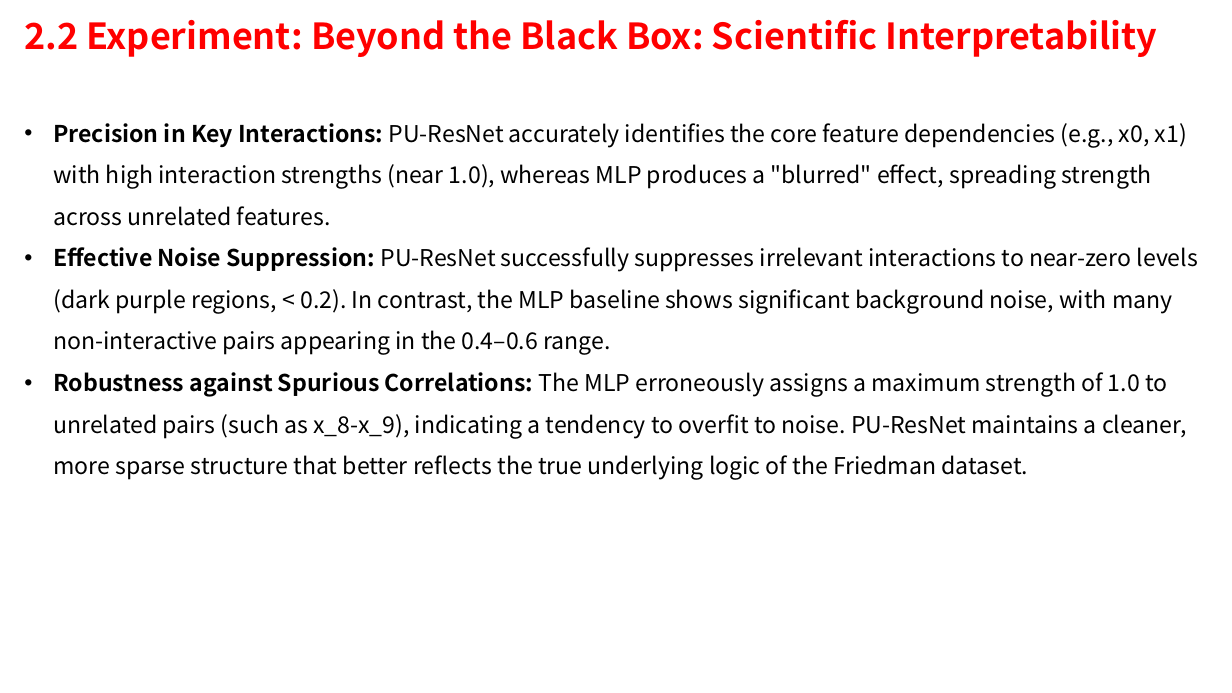
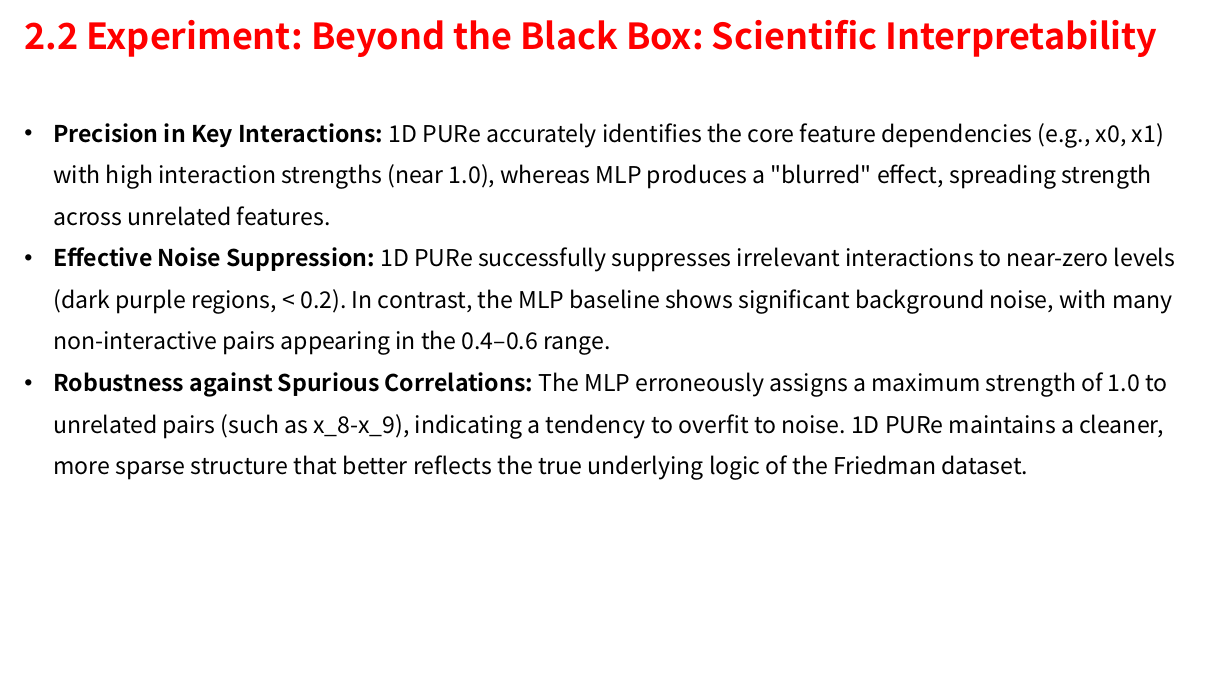
Before and after one commit to ziyuan-li/1d_pure, a slide deck: slide 14 of 1DPURe.pptx. Drawn at 1232x693 pixels with LibreOffice and Linux fonts; fonts in the diff are those of the drawing. Boxes give left, top, right and bottom in pixels: in the first picture for what was removed or moved away, otherwise in the second. Text is boxed around its words. In the diff, an @@ line names an element or a change of style, - is before the commit and + after.

```diff
--- a/1DPURe.pptx
+++ b/1DPURe.pptx
@@ text at [53,123,1176,480]: text changed @@
-• Precision in Key Interactions: PU-ResNet accurately identifies the core feature dependencies (e.g., x0, x1) with high interaction strengths (near 1.0), whereas MLP produces a "blurred" effect, spreading strength across unrelated features.
-• Effective Noise Suppression: PU-ResNet successfully suppresses irrelevant interactions to near-zero levels (dark purple regions, < 0.2). In contrast, the MLP baseline shows significant background noise, with many non-interactive pairs appearing in the 0.4–0.6 range.
-• Robustness against Spurious Correlations: The MLP erroneously assigns a maximum strength of 1.0 to unrelated pairs (such as x_8-x_9), indicating a tendency to overfit to noise. PU-ResNet maintains a cleaner, more sparse structure that better reflects the true underlying logic of the Friedman dataset.
+• Precision in Key Interactions: 1D PURe accurately identifies the core feature dependencies (e.g., x0, x1) with high interaction strengths (near 1.0), whereas MLP produces a "blurred" effect, spreading strength across unrelated features.
+• Effective Noise Suppression: 1D PURe successfully suppresses irrelevant interactions to near-zero levels (dark purple regions, < 0.2). In contrast, the MLP baseline shows significant background noise, with many non-interactive pairs appearing in the 0.4–0.6 range.
+• Robustness against Spurious Correlations: The MLP erroneously assigns a maximum strength of 1.0 to unrelated pairs (such as x_8-x_9), indicating a tendency to overfit to noise. 1D PURe maintains a cleaner, more sparse structure that better reflects the true underlying logic of the Friedman dataset.
```
Also in this commit, not shown: 8 other slides changed, 11 slides added, 1 other file.
